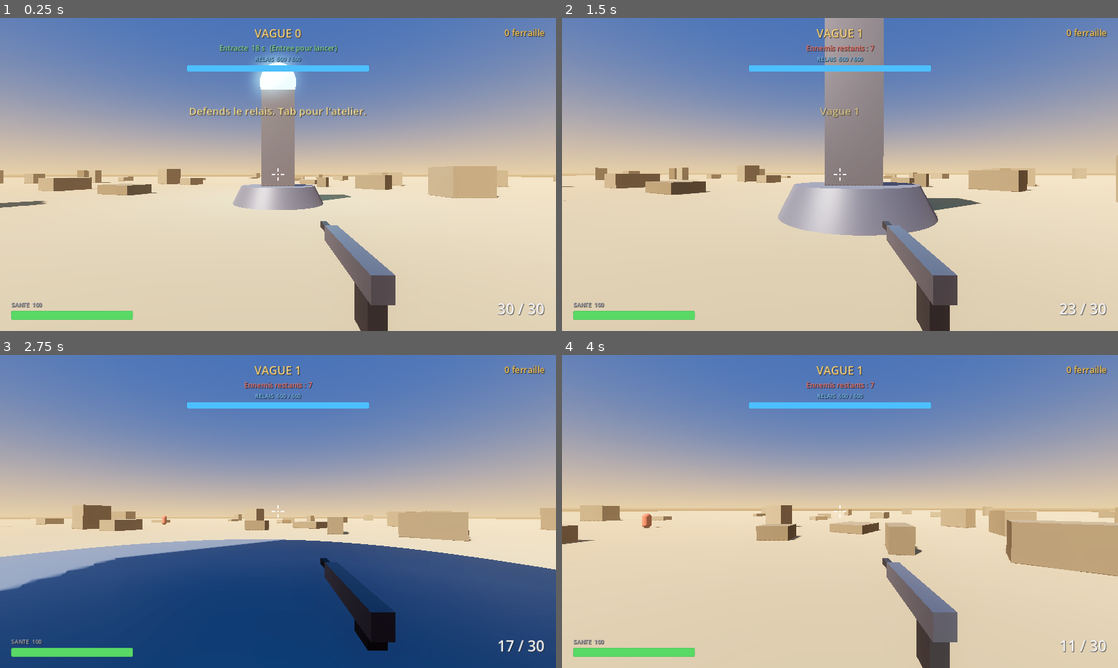
Above: before the commit, frames 1-4 (two rows, left to right).
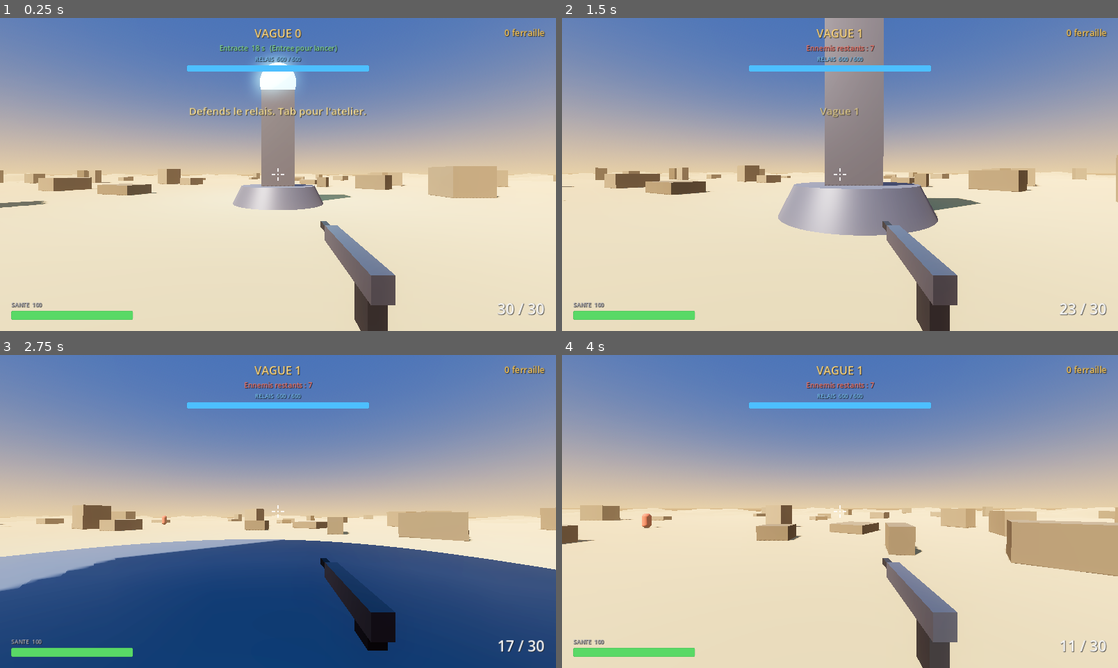
Above: after the commit, the same moments.

Repository: 100zb/tour-de-garde
Game: Godot game, scene res://scenes/main.tscn
Two runs of this game, one before a commit and one after it. Both use one fixed random seed, a clock stepped at 60 frames per second and the inputs below.
Inputs (mouse positions are in pixels of both pictures, inside the frame that each line leads up to):
- Up to frame 1 (0.25 s): no input
- Up to frame 2 (1.5 s): tap Enter (restart) at 0.5 s; move the mouse to (867, 174) at 0.52 s; press the mouse at (867, 174) at 0.53 s; hold W (move_forward) from 0.53 s (still down); tap Space (jump) at 0.77 s; move the mouse to (812, 174) at 1.27 s; release the mouse at (812, 174) at 1.28 s; tap Shift (sprint) at 1.35 s
- Up to frame 3 (2.75 s): keep holding W (move_forward); tap Space (jump) at 1.52 s; move the mouse to (289, 505) at 2.02 s; press the mouse at (289, 505) at 2.03 s
- Up to frame 4 (4 s): keep holding W (move_forward); move the mouse to (834, 517) at 2.77 s; release the mouse at (834, 517) at 2.78 s; tap Shift (sprint) at 2.85 s; click (834, 517) at 2.92 s; tap Space (jump) at 3.02, 3.77 s; move the mouse to (878, 514) at 3.52 s; press the mouse at (878, 514) at 3.53 s

The runs differ from the first frame. In frame 1, 0.4% of the frame differs, in the area x 0-100%, y 49-54%; in frame 2, 0.3%; in frame 3, 0.4%; in frame 4, 0.5%, in the area x 0-100%, y 48-98%.

Commit message:
Ajoute un terrain desertique procedural (Phase 1)
Remplace le plan plat par un maillage vallonne : chaque sommet est souleve
par du bruit (FastNoiseLite), avec un rayon plat autour du relais et de
l'anneau de spawn des ennemis (55 m) pour ne pas gener le jeu existant,
puis une pente progressive jusqu'aux dunes completes a 140 m.

Corrige au passage l'appel a une methode inexistante dans l'API Godot 4.3
(ArrayMesh.surface_remove -> clear_surfaces) trouve en testant le script.

Verifie sous xvfb : le maillage a bien du relief (AABB Y = 7.5 sur un
ancien plan a 0), le joueur teleporte en zone vallonnee tombe et se
stabilise sur le sol (collision trimesh fonctionnelle, pas de chute
infinie), et une capture confirme des dunes visibles sans rien casser
d'autre (relais, HUD, rochers, entracte).

Co-Authored-By: Claude Sonnet 5 <noreply@anthropic.com>
Claude-Session: https://claude.ai/code/session_01JfH1K84Rym112DTN6enNAS

Diff:
--- a/scenes/main.tscn
+++ b/scenes/main.tscn
@@ -6,6 +6,7 @@
 [ext_resource type="Script" path="res://scripts/hud.gd" id="4_hud"]
 [ext_resource type="Script" path="res://scripts/shop.gd" id="5_shop"]
 [ext_resource type="PackedScene" path="res://scenes/player.tscn" id="6_player"]
+[ext_resource type="Script" path="res://scripts/terrain.gd" id="7_terrain"]
 
 [sub_resource type="ProceduralSkyMaterial" id="SkyMaterial"]
 sky_top_color = Color(0.26, 0.38, 0.62, 1)
@@ -88,6 +89,7 @@
 [node name="Ground" type="StaticBody3D" parent="."]
 collision_layer = 1
 collision_mask = 0
+script = ExtResource("7_terrain")
 
 [node name="GroundMesh" type="MeshInstance3D" parent="Ground"]
 mesh = SubResource("Mesh_ground")
--- /dev/null
+++ b/scripts/terrain.gd
@@ -0,0 +1,62 @@
+extends StaticBody3D
+## Sol du desert : un plan quadrille dont chaque sommet est souleve par du
+## bruit pour former des dunes. Reste plat pres du relais et de l'anneau de
+## spawn des ennemis, pour ne pas gener le jeu actuel.
+
+const SIZE := 400.0
+const RESOLUTION := 120
+const AMPLITUDE := 5.0
+const FLAT_RADIUS := 55.0
+const HILLY_RADIUS := 140.0
+
+@onready var mesh_instance: MeshInstance3D = $GroundMesh
+@onready var collision: CollisionShape3D = $GroundCollision
+
+func _ready() -> void:
+	var noise := FastNoiseLite.new()
+	noise.seed = 20260915
+	noise.frequency = 0.015
+
+	var plane := PlaneMesh.new()
+	plane.size = Vector2(SIZE, SIZE)
+	plane.subdivide_width = RESOLUTION
+	plane.subdivide_depth = RESOLUTION
+
+	var array_mesh := ArrayMesh.new()
+	array_mesh.add_surface_from_arrays(Mesh.PRIMITIVE_TRIANGLES, plane.get_mesh_arrays())
+
+	var mdt := MeshDataTool.new()
+	mdt.create_from_surface(array_mesh, 0)
+
+	for i in mdt.get_vertex_count():
+		var v := mdt.get_vertex(i)
+		v.y = _height_at(v.x, v.z, noise)
+		mdt.set_vertex(i, v)
+
+	array_mesh.clear_surfaces()
+	mdt.commit_to_surface(array_mesh)
+
+	# Le relief a change la forme du sol : il faut recalculer les normales
+	# pour que la lumiere ne reste pas plaquee comme sur un plan plat.
+	var surface_tool := SurfaceTool.new()
+	surface_tool.create_from(array_mesh, 0)
+	surface_tool.generate_normals()
+	var final_mesh := surface_tool.commit()
+
+	mesh_instance.mesh = final_mesh
+	mesh_instance.material_override = _sand_material()
+	collision.shape = final_mesh.create_trimesh_shape()
+
+## Hauteur du sol a une position donnee. Reste a 0 jusqu'a FLAT_RADIUS
+## (relais, socles, anneau de spawn a 48 m), puis monte en dunes jusqu'a
+## HILLY_RADIUS.
+func _height_at(x: float, z: float, noise: FastNoiseLite) -> float:
+	var distance := Vector2(x, z).length()
+	var slope := smoothstep(FLAT_RADIUS, HILLY_RADIUS, distance)
+	return noise.get_noise_2d(x, z) * AMPLITUDE * slope
+
+func _sand_material() -> StandardMaterial3D:
+	var material := StandardMaterial3D.new()
+	material.albedo_color = Color(0.72, 0.58, 0.38)
+	material.roughness = 0.95
+	return material
